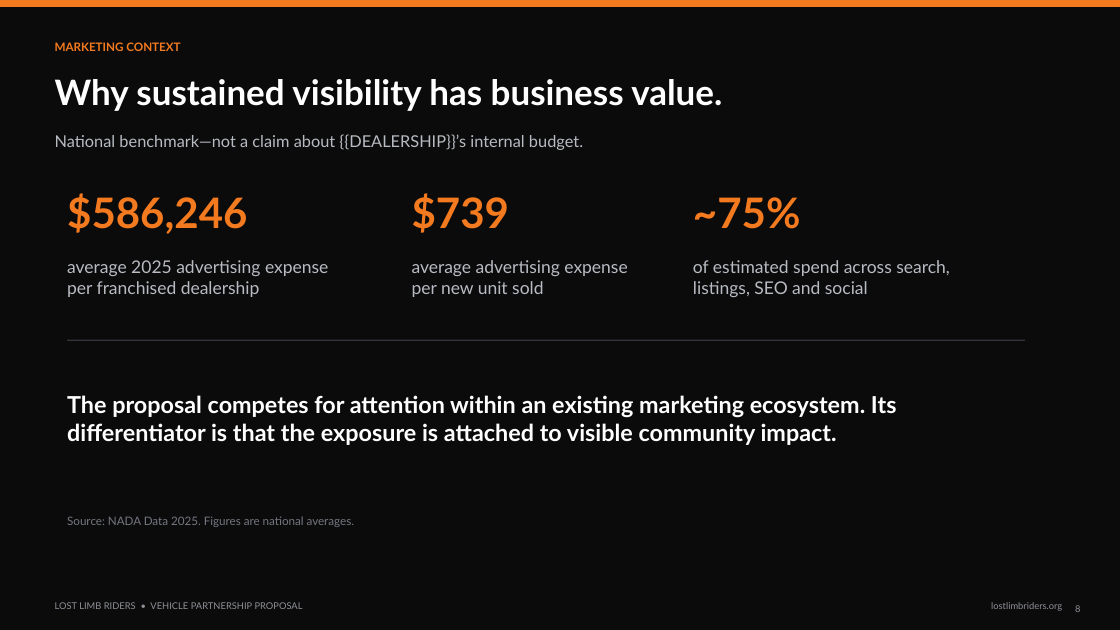
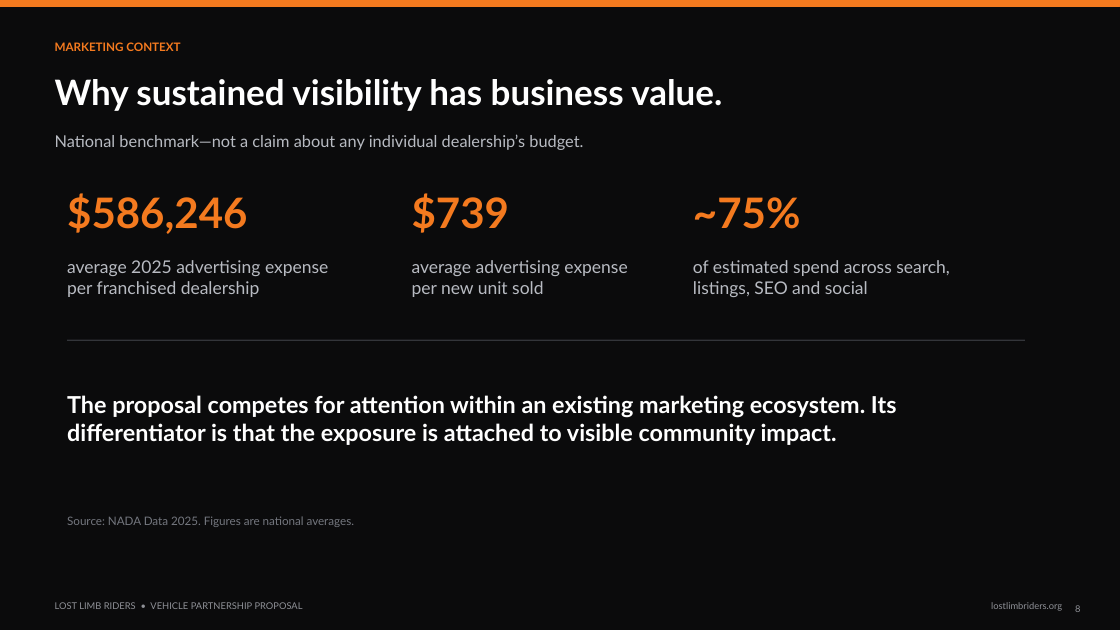
Before and after one commit to 74Thirsty/official, a slide deck: slide 8 of assets/LLR_Knoepfler_Vehicle_Partnership_Proposal.pptx. Drawn at 1120x630 pixels with LibreOffice and Linux fonts; fonts in the diff are those of the drawing. Boxes give left, top, right and bottom in pixels: in the first picture for what was removed or moved away, otherwise in the second. Text is boxed around its words. In the diff, an @@ line names an element or a change of style, - is before the commit and + after.

```diff
--- a/assets/LLR_Knoepfler_Vehicle_Partnership_Proposal.pptx
+++ b/assets/LLR_Knoepfler_Vehicle_Partnership_Proposal.pptx
@@ text at [55, 134, 583, 150]: text changed @@
-National benchmark—not a claim about {{DEALERSHIP}}’s internal budget.
+National benchmark—not a claim about any individual dealership’s budget.
```
Also in this commit, not shown: 8 other slides changed.
